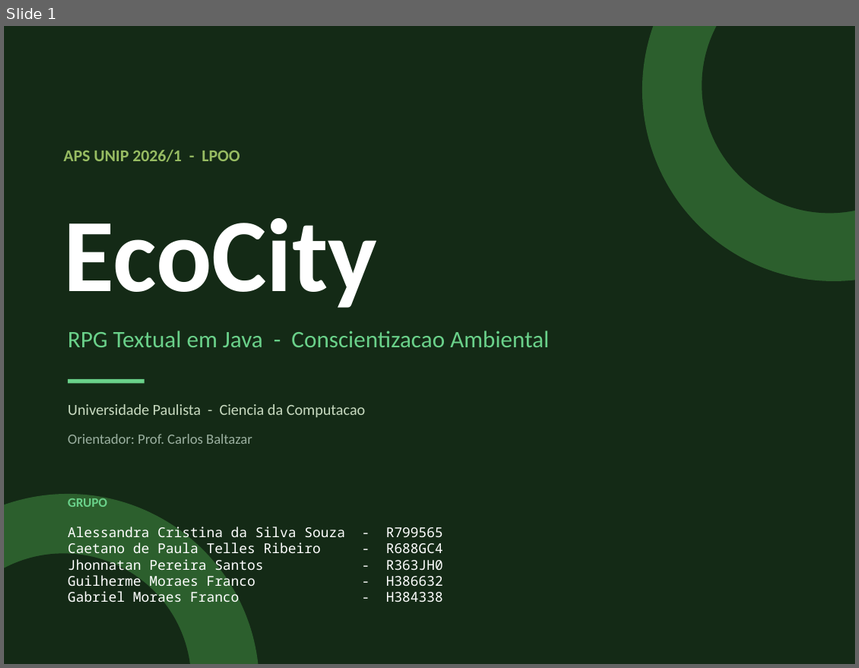
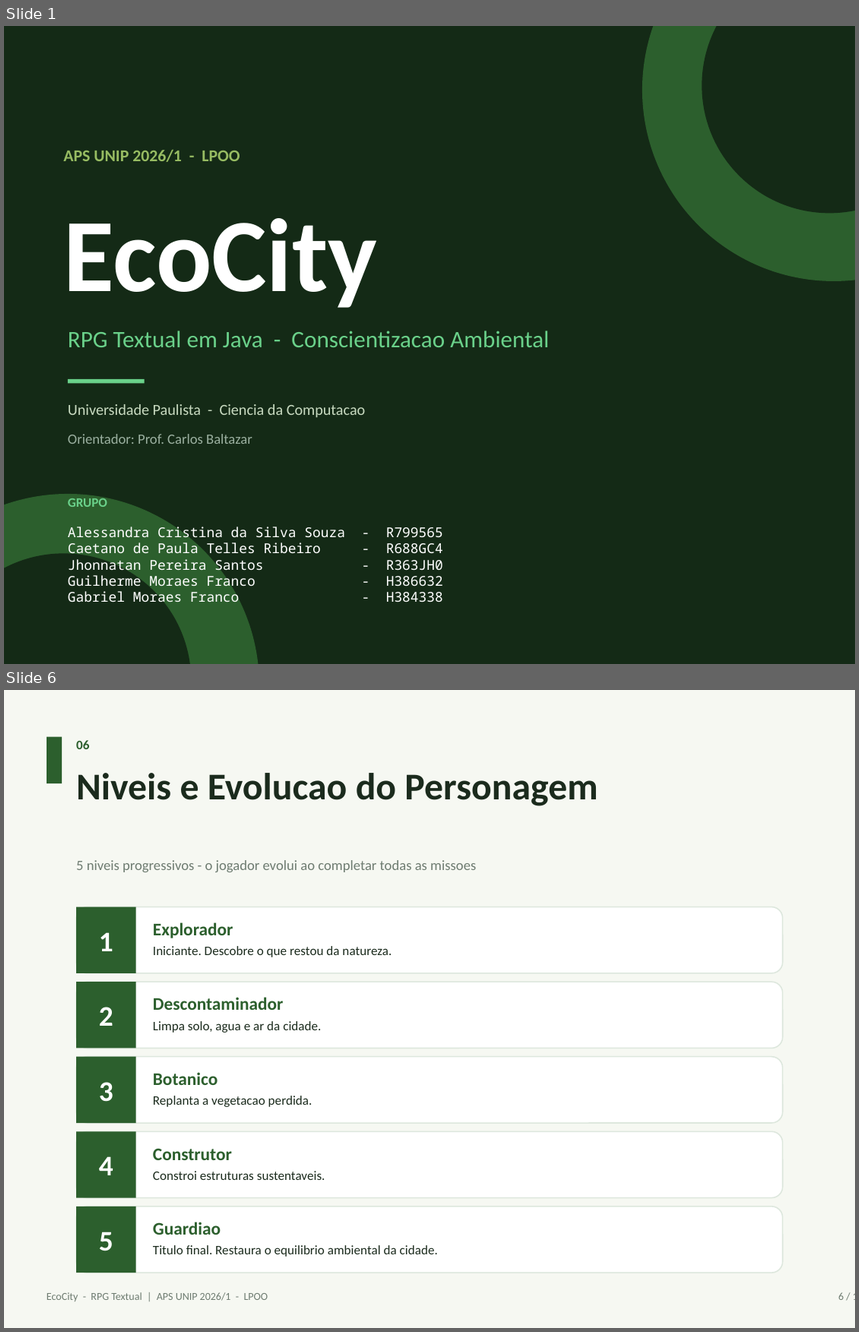
Before and after one commit to BielmFranco/EcoCity, a slide deck: relatorio/ApresentacaoEcoCity.pptx. Shown one above the other, each under a label of ours: slide 1 before the commit, slides 1 and 6 after it; the slides between them are not shown. The pictures are 859x668 and 859x1332 pixels, drawn with LibreOffice and Linux fonts; fonts in the diff are those of the drawing. Boxes give left, top, right and bottom in pixels: in the first picture for what was removed or moved away, otherwise in the second. Text is boxed around its words. In the diff, an @@ line names an element or a change of style, - is before the commit and + after.

Commit message:
Reduz apresentacao para 12 slides e ajusta layout
Estrutura: 3 introducao + 6 projeto + 3 codigo.
Corrige typo "Title" para "Titulo" no slide de niveis.
Ajusta fonte da formula de pontuacao para nao quebrar linha.
Remove conectores cruzados no diagrama de hierarquia.

```diff
--- a/relatorio/ApresentacaoEcoCity.pptx
+++ b/relatorio/ApresentacaoEcoCity.pptx
@@ slide 6 added at <box>4,690,855,1328</box>, background #F6F8F2 @@
@@ rectangle added at <box>47,737,62,783</box>, fill #2C5F2D @@
@@ text added at <box>76,740,89,749</box>, 11 pt, text #2C5F2D, bold @@
+06
@@ text added at <box>76,773,598,806</box>, 32 pt, text #1B2B1D, bold @@
+Niveis e Evolucao do Personagem
@@ text added at <box>76,860,476,872</box>, 12 pt, text #6E7C71 @@
+5 niveis progressivos - o jogador evolui ao completar todas as missoes
@@ rounded rectangle added at <box>76,907,783,973</box>, fill #FFFFFF, outline #DDE7DD 1 pt @@
@@ rectangle added at <box>76,907,136,973</box>, fill #2C5F2D @@
@@ text added at <box>99,932,113,951</box>, 24 pt, text #FFFFFF, bold @@
+1
@@ text added at <box>153,923,233,939</box>, 15 pt, text #2C5F2D, bold @@
+Explorador
@@ text added at <box>153,946,392,958</box>, 11 pt, text #1B2B1D @@
+Iniciante. Descobre o que restou da natureza.
@@ rounded rectangle added at <box>76,982,783,1049</box>, fill #FFFFFF, outline #DDE7DD 1 pt @@
@@ rectangle added at <box>76,982,136,1049</box>, fill #2C5F2D @@
@@ text added at <box>99,1007,113,1026</box>, 24 pt, text #FFFFFF, bold @@
+2
@@ text added at <box>153,997,284,1010</box>, 15 pt, text #2C5F2D, bold @@
+Descontaminador
@@ text added at <box>153,1021,321,1033</box>, 11 pt, text #1B2B1D @@
+Limpa solo, agua e ar da cidade.
@@ rounded rectangle added at <box>76,1057,783,1123</box>, fill #FFFFFF, outline #DDE7DD 1 pt @@
@@ rectangle added at <box>76,1057,136,1123</box>, fill #2C5F2D @@
@@ text added at <box>153,1072,218,1085</box>, 15 pt, text #2C5F2D, bold @@
+Botanico
@@ text added at <box>99,1082,113,1102</box>, 24 pt, text #FFFFFF, bold @@
+3
@@ text added at <box>153,1096,313,1107</box>, 11 pt, text #1B2B1D @@
+Replanta a vegetacao perdida.
@@ rounded rectangle added at <box>76,1132,783,1198</box>, fill #FFFFFF, outline #DDE7DD 1 pt @@
@@ rectangle added at <box>76,1132,136,1198</box>, fill #2C5F2D @@
@@ text added at <box>99,1157,113,1176</box>, 24 pt, text #FFFFFF, bold @@
+4
@@ text added at <box>153,1148,232,1160</box>, 15 pt, text #2C5F2D, bold @@
+Construtor
@@ text added at <box>153,1171,325,1180</box>, 11 pt, text #1B2B1D @@
+Constroi estruturas sustentaveis.
@@ rounded rectangle added at <box>76,1207,783,1273</box>, fill #FFFFFF, outline #DDE7DD 1 pt @@
@@ rectangle added at <box>76,1207,136,1273</box>, fill #2C5F2D @@
@@ text added at <box>99,1232,113,1252</box>, 24 pt, text #FFFFFF, bold @@
+5
@@ text added at <box>153,1222,221,1235</box>, 15 pt, text #2C5F2D, bold @@
+Guardiao
@@ text added at <box>153,1246,438,1257</box>, 11 pt, text #1B2B1D @@
+Titulo final. Restaura o equilibrio ambiental da cidade.
@@ text added at <box>47,1293,268,1302</box>, 9 pt, text #6E7C71 @@
+EcoCity - RPG Textual | APS UNIP 2026/1 - LPOO
@@ text added at <box>838,1293,844,1300</box>, 9 pt, text #6E7C71 @@
+6 / 12
```
Also in this commit, not shown: 7 slides changed, 3 other slides added, 11 slides removed, 1 other file.
